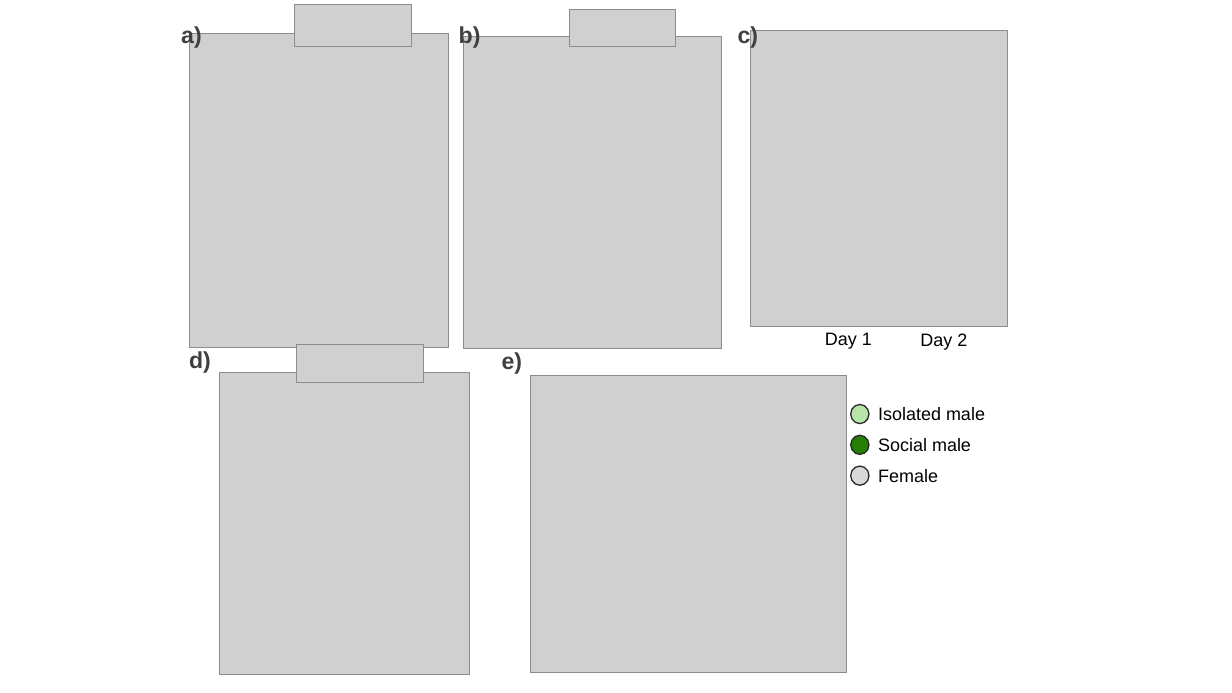
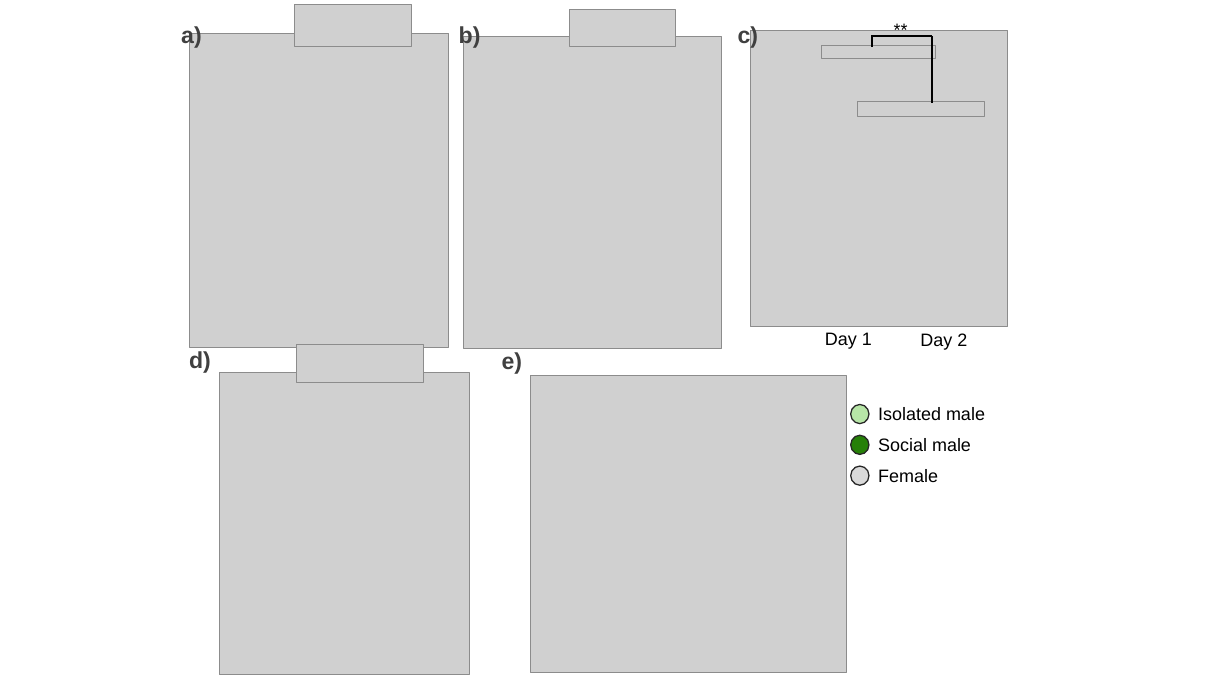
Before and after one commit to janyan33/bb_soc_exp, a slide deck: slide 4 of soc_exp_ms_figs.pptx. Drawn at 1232x693 pixels with LibreOffice and Linux fonts; fonts in the diff are those of the drawing; grey boxes stand for pictures. Boxes give left, top, right and bottom in pixels: in the first picture for what was removed or moved away, otherwise in the second. Text is boxed around its words. In the diff, an @@ line names an element or a change of style, - is before the commit and + after.

```diff
--- a/soc_exp_ms_figs.pptx
+++ b/soc_exp_ms_figs.pptx
@@ text added at box(884, 14, 958, 45), 14 pt, text #000000 @@
+**
@@ picture added at box(822, 46, 935, 59) @@
@@ line added from (872, 36) to (933, 36), #000000 1.5 pt @@
@@ line added from (872, 35) to (872, 47), #000000 1.5 pt @@
@@ line added from (933, 36) to (933, 104), #000000 1.5 pt @@
@@ picture added at box(858, 101, 985, 116) @@
```
Also in this commit, not shown: 2 other slides changed, 1 slide added, 2 other files.
